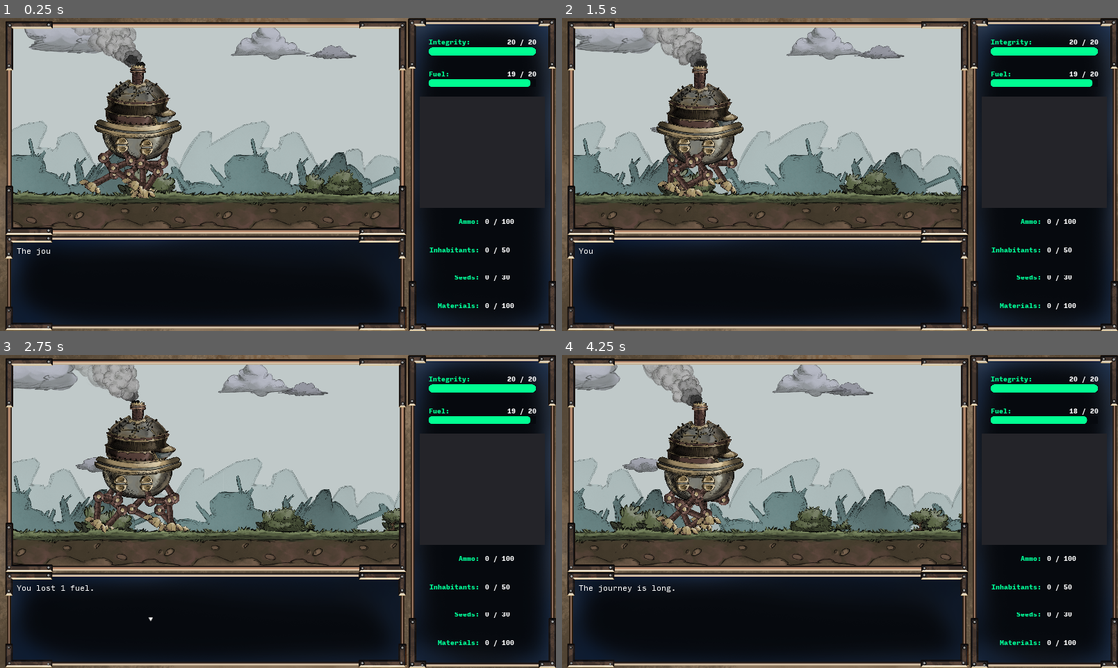
Above: before the commit, frames 1-4 (two rows, left to right).
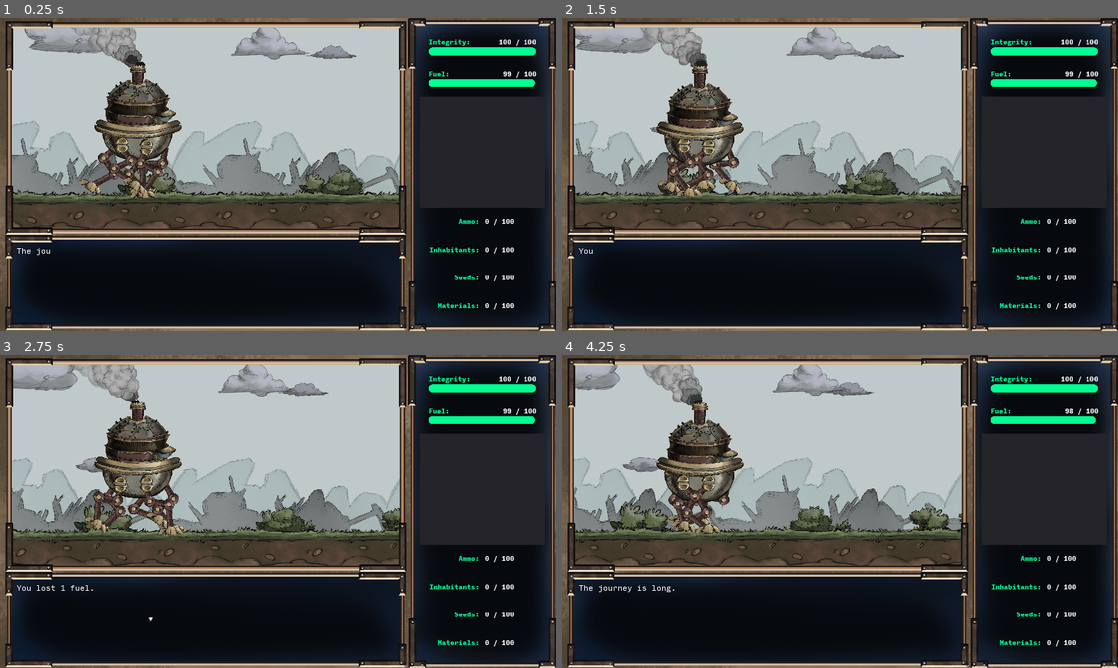
Above: after the commit, the same moments.

Repository: silverweed/ggj20
Game: Godot game, scene res://levels/Level.tscn
The game is run twice, just before and just after one commit, with the same random seed, the same clock (stepped at 60 frames per second) and the same inputs.
Inputs:
- Up to frame 1 (0.25 s): no input
- Up to frame 2 (1.5 s): hold Up (ui_up) 0.53-1.28 s; hold Z (advance_text) 0.53-1.28 s; hold Down (ui_down) from 1.28 s (still down); tap Z (advance_text) at 1.35 s
- Up to frame 3 (2.75 s): release Down (ui_down) at 2.03 s; hold Up (ui_up) from 2.03 s (still down); hold Z (advance_text) from 2.03 s (still down)
- Up to frame 4 (4.25 s): release Z (advance_text) at 2.78 s; tap Z (advance_text) at 2.85 s; release Up (ui_up) at 3.53 s; hold Down (ui_down) from 3.53 s (still down); hold Z (advance_text) from 3.53 s (still down)

The runs differ from the first frame. In frame 1, 4.2% of the frame differs, in the area x 2-97%, y 6-84%; in frame 2, 5.0%; in frame 3, 5.5%; in frame 4, 6.7%, in the area x 2-97%, y 3-84%.

Commit message:
tweak the parallax...again

Diff:
--- a/Globals.gd
+++ b/Globals.gd
@@ -7,11 +7,11 @@
 var stats_cur = {}
 
 var stats_max = {
-	"integrity": 20,
-	"fuel": 20,
+	"integrity": 100,
+	"fuel": 100,
 	"ammo": 100,
-	"inhabitants": 50,
-	"seeds": 30,
+	"inhabitants": 100,
+	"seeds": 100,
 	"materials": 100
 }
 
Binary file changed: assets/T_parallax_1.png
Binary file changed: assets/T_parallax_3.png
